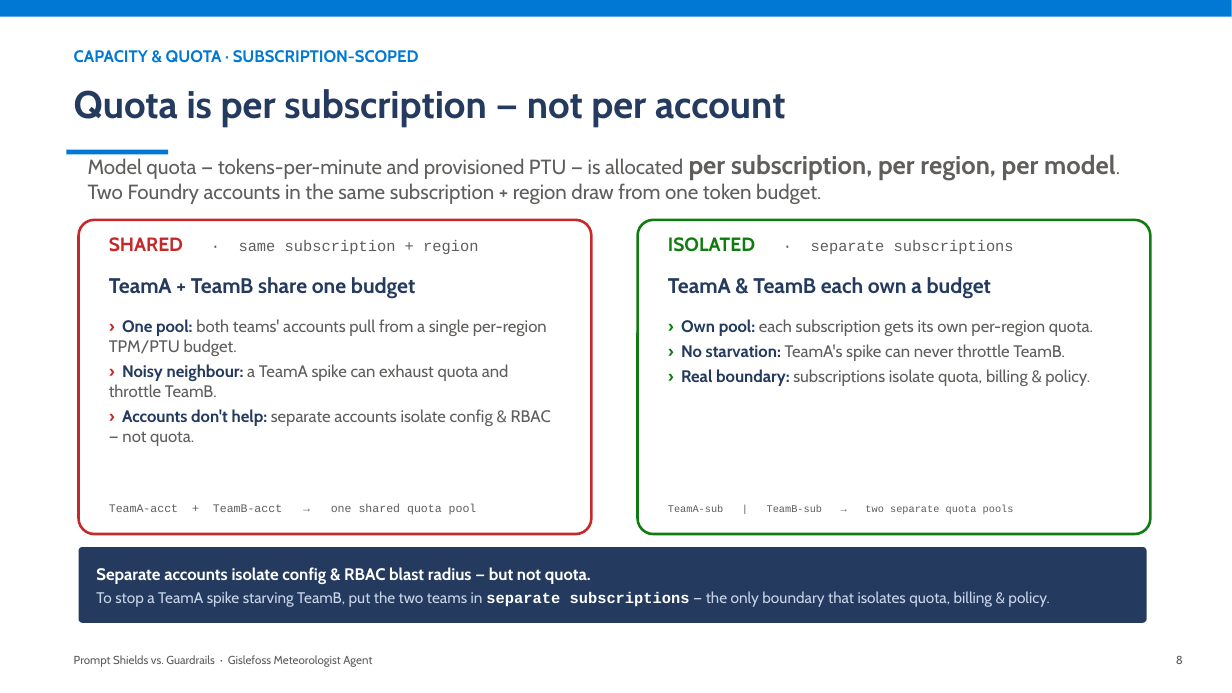
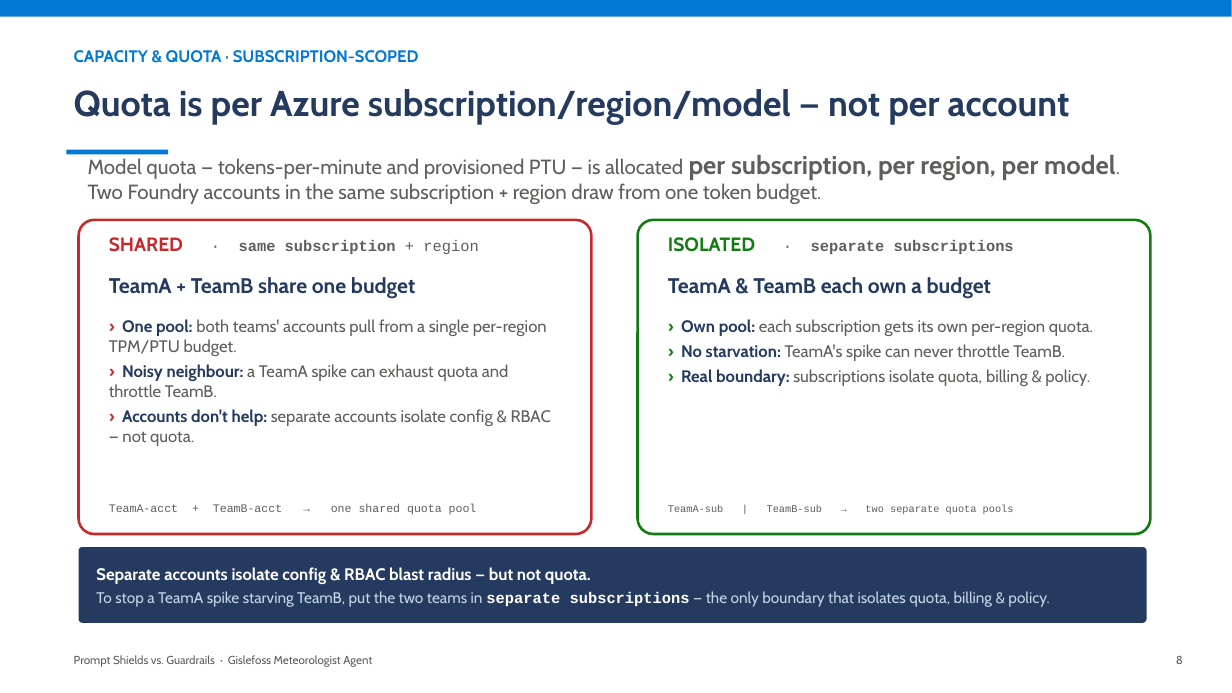
Before and after one commit to mchudinov/Gislefoss, a slide deck: slide 9 of docs/prompt-shields-vs-guardrails.pptx. Drawn at 1232x693 pixels with LibreOffice and Linux fonts; fonts in the diff are those of the drawing. Boxes give left, top, right and bottom in pixels: in the first picture for what was removed or moved away, otherwise in the second. Text is boxed around its words. In the diff, an @@ line names an element or a change of style, - is before the commit and + after.

```diff
--- a/docs/prompt-shields-vs-guardrails.pptx
+++ b/docs/prompt-shields-vs-guardrails.pptx
@@ text at [74, 89, 1070, 125]: text changed; size 30 to 28 pt @@
-Quota is per subscription — not per account
+Quota is per Azure subscription/region/model — not per account
@@ text "SHARED · same subscription + ..." at [109, 237, 478, 254]: bold on in "same subscription" @@
@@ text "ISOLATED · separate subscriptions" at [668, 237, 1014, 254]: bold on in "separate subscriptions" @@
```
Also in this commit, not shown: 6 other slides changed, 1 slide removed.
